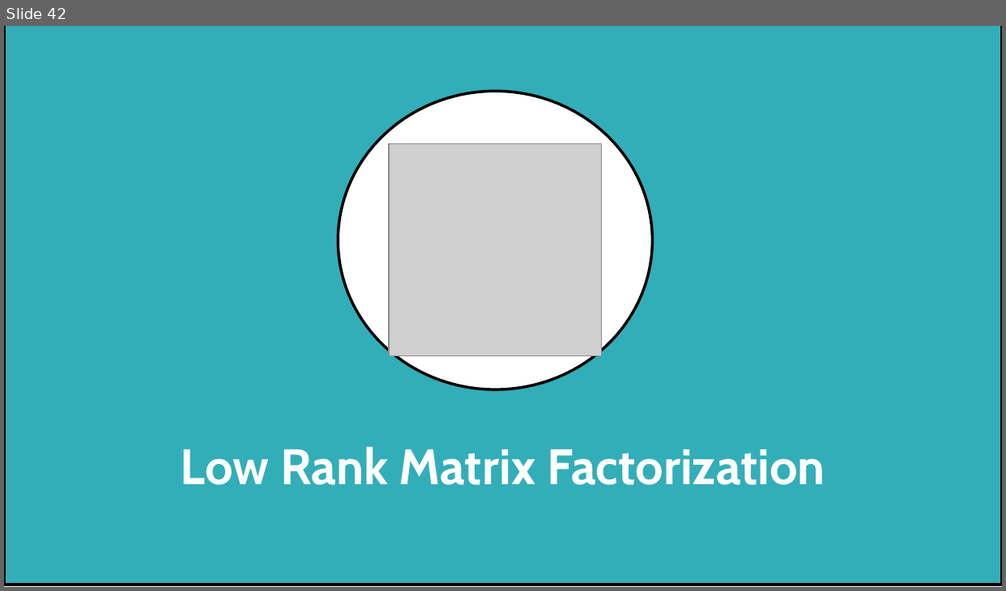
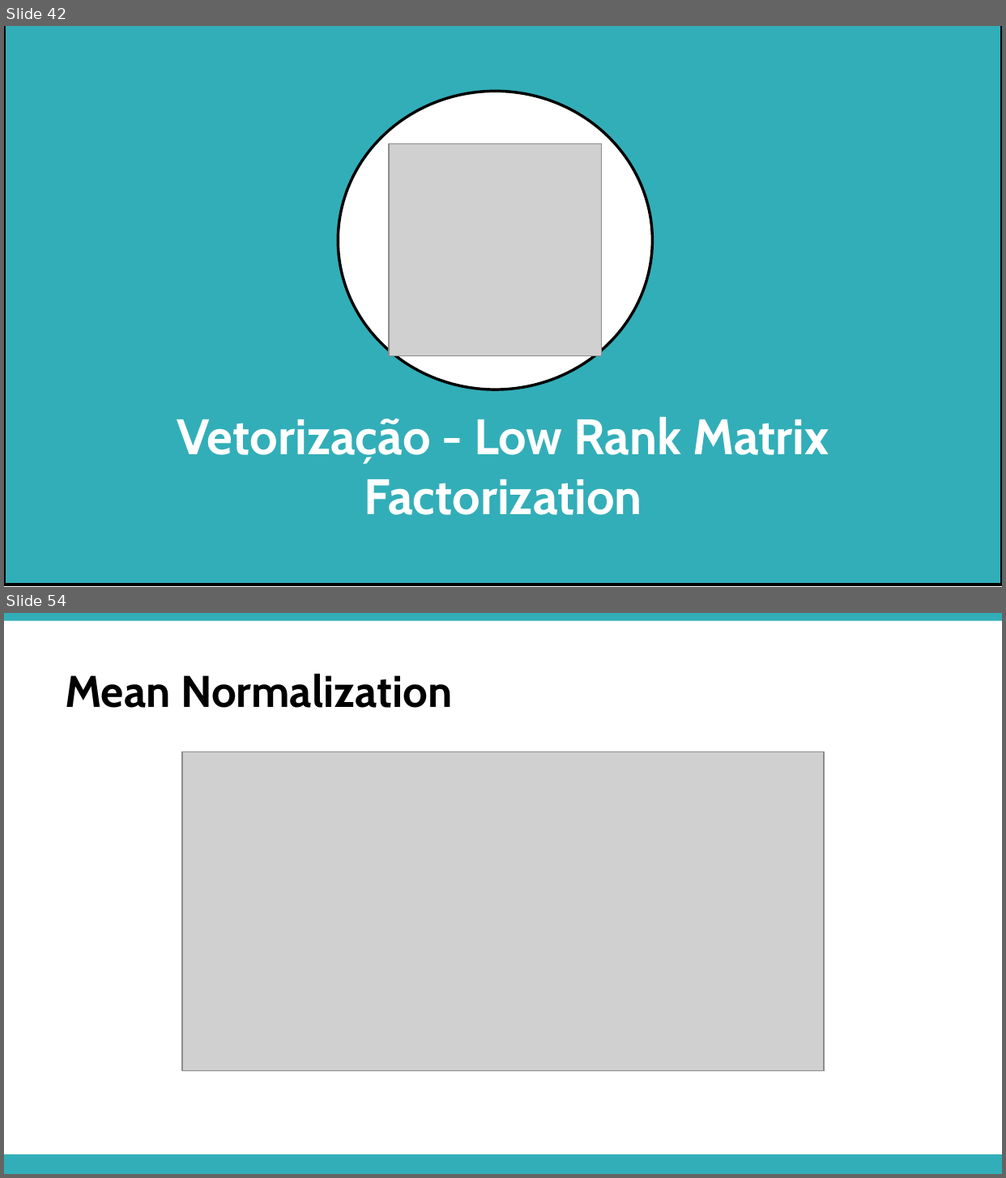
Before and after one commit to APILASTRI/coursera-stanford, a slide deck: machine-learning/notations/semana-9/presentation/15-recommender-systems.pptx. Shown one above the other, each under a label of ours: slide 42 before the commit, slides 42 and 54 after it; the slides between them are not shown. The pictures are 1006x591 and 1006x1178 pixels, drawn with LibreOffice and Linux fonts; fonts in the diff are those of the drawing; grey boxes stand for pictures; background and template pictures are left out. Boxes give left, top, right and bottom in pixels: in the first picture for what was removed or moved away, otherwise in the second. Text is boxed around its words. In the diff, an @@ line names an element or a change of style, - is before the commit and + after.

```diff
--- a/machine-learning/notations/semana-9/presentation/15-recommender-systems.pptx
+++ b/machine-learning/notations/semana-9/presentation/15-recommender-systems.pptx
@@ slide 54 added at (4, 613, 1002, 1174), background #FFFFFF @@
@@ rectangle added at (4, 613, 1002, 621), fill #32AEB8 @@
@@ text added at (65, 674, 452, 708), 32 pt, text #000000, bold @@
+Mean Normalization
@@ picture added at (183, 752, 825, 1072) @@
@@ rectangle added at (4, 1155, 1002, 1174), fill #32AEB8 @@
@@ slide 42 changed as well @@
@@ text at (177, 416, 829, 515): text changed @@
-Low Rank Matrix Factorization
+Vetorização - Low Rank Matrix Factorization
```
Also in this commit, not shown: 11 other slides added, 51 other files.
